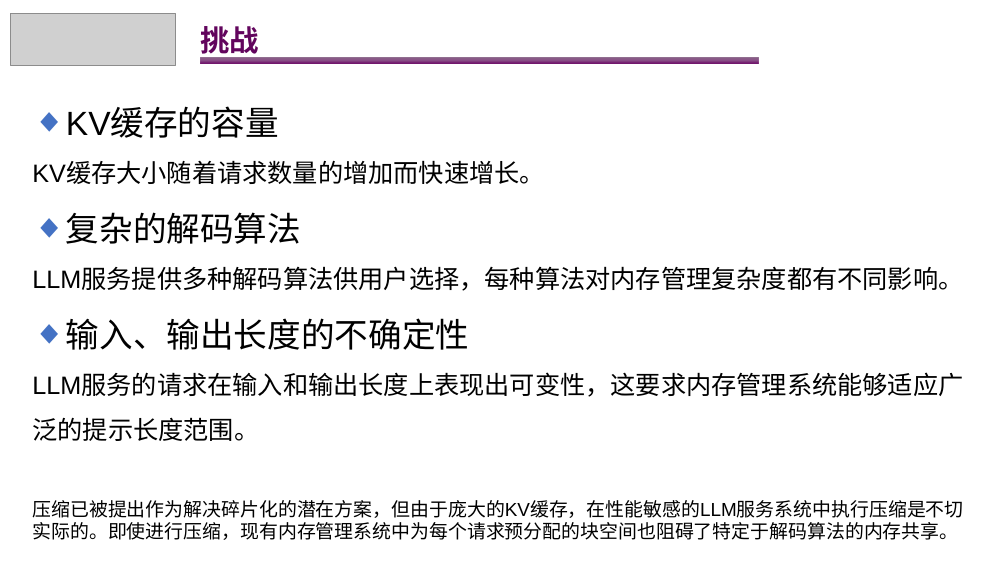
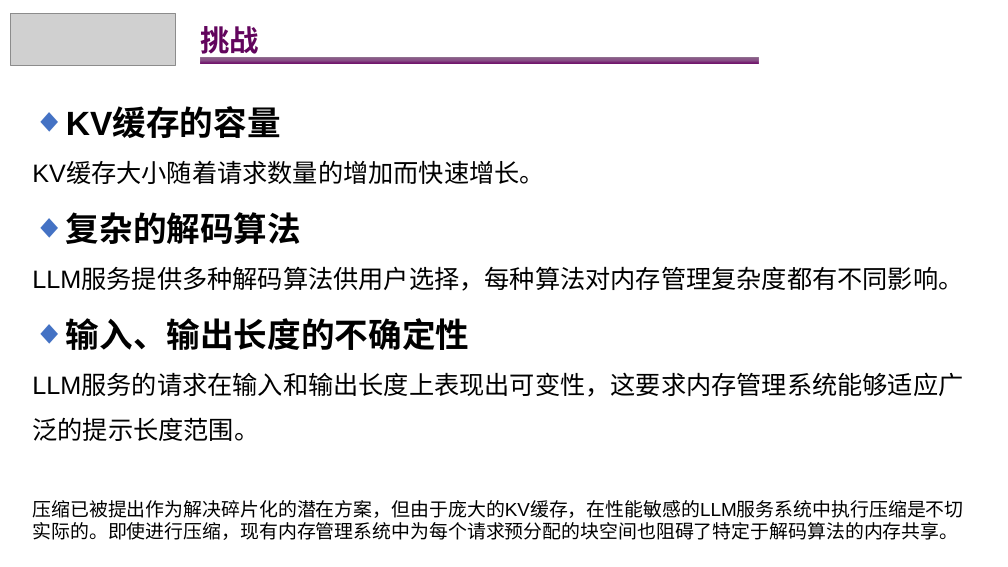
Before and after one commit to lingebeng/Paper-Reading, a slide deck: slide 5 of AI-Infra/vllm-PageAttention.pptx. Drawn at 1008x567 pixels with LibreOffice and Linux fonts; fonts in the diff are those of the drawing; grey boxes stand for pictures. Boxes give left, top, right and bottom in pixels: in the first picture for what was removed or moved away, otherwise in the second. Text is boxed around its words. In the diff, an @@ line names an element or a change of style, - is before the commit and + after.

```diff
--- a/AI-Infra/vllm-PageAttention.pptx
+++ b/AI-Infra/vllm-PageAttention.pptx
@@ text at <box>66,108,469,350</box>: bold on in "KV缓存的容量", "复杂的解码算法", "输入、输出长度的不确定性" @@
```
Also in this commit, not shown: 2 other slides changed, 3 slides added.
